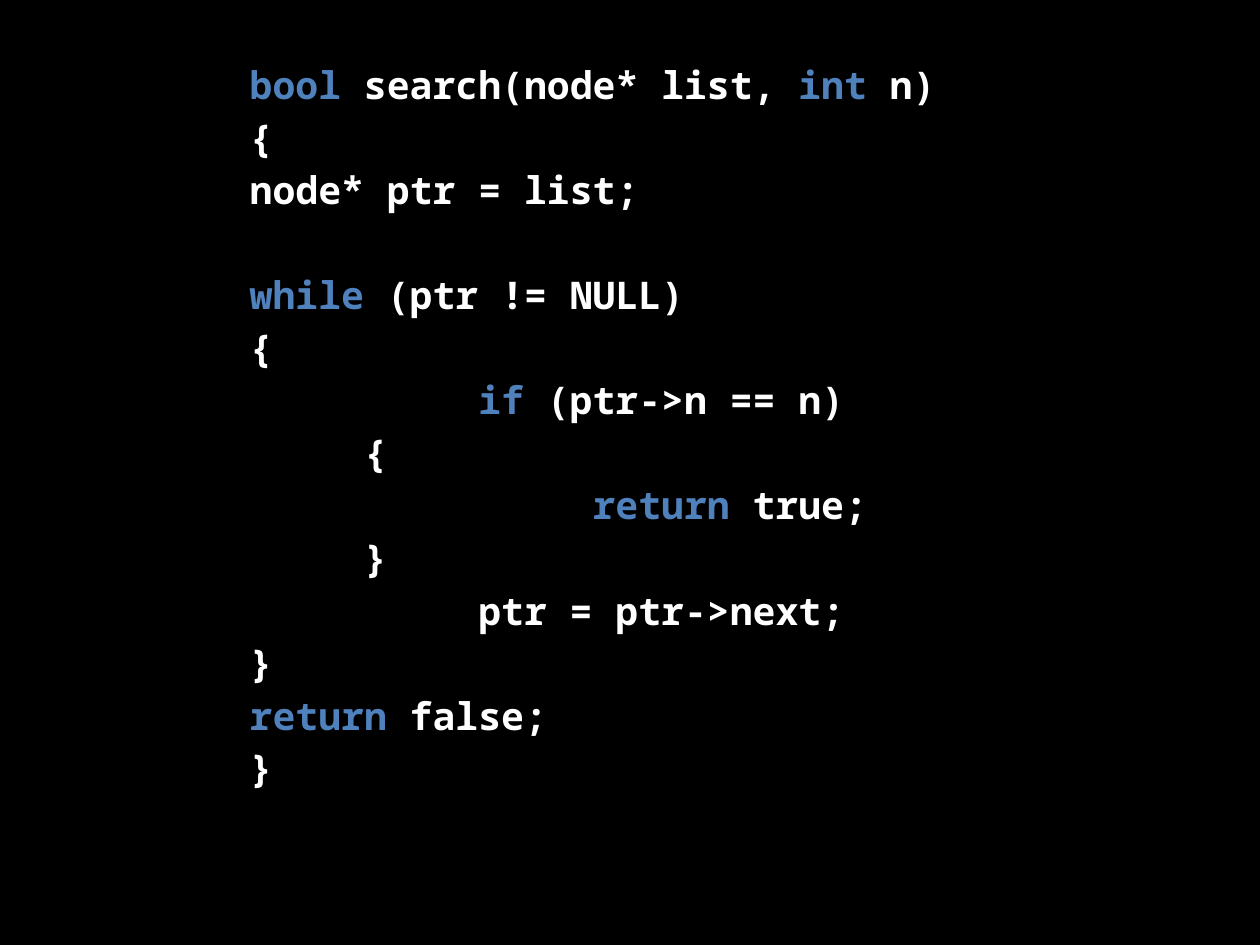
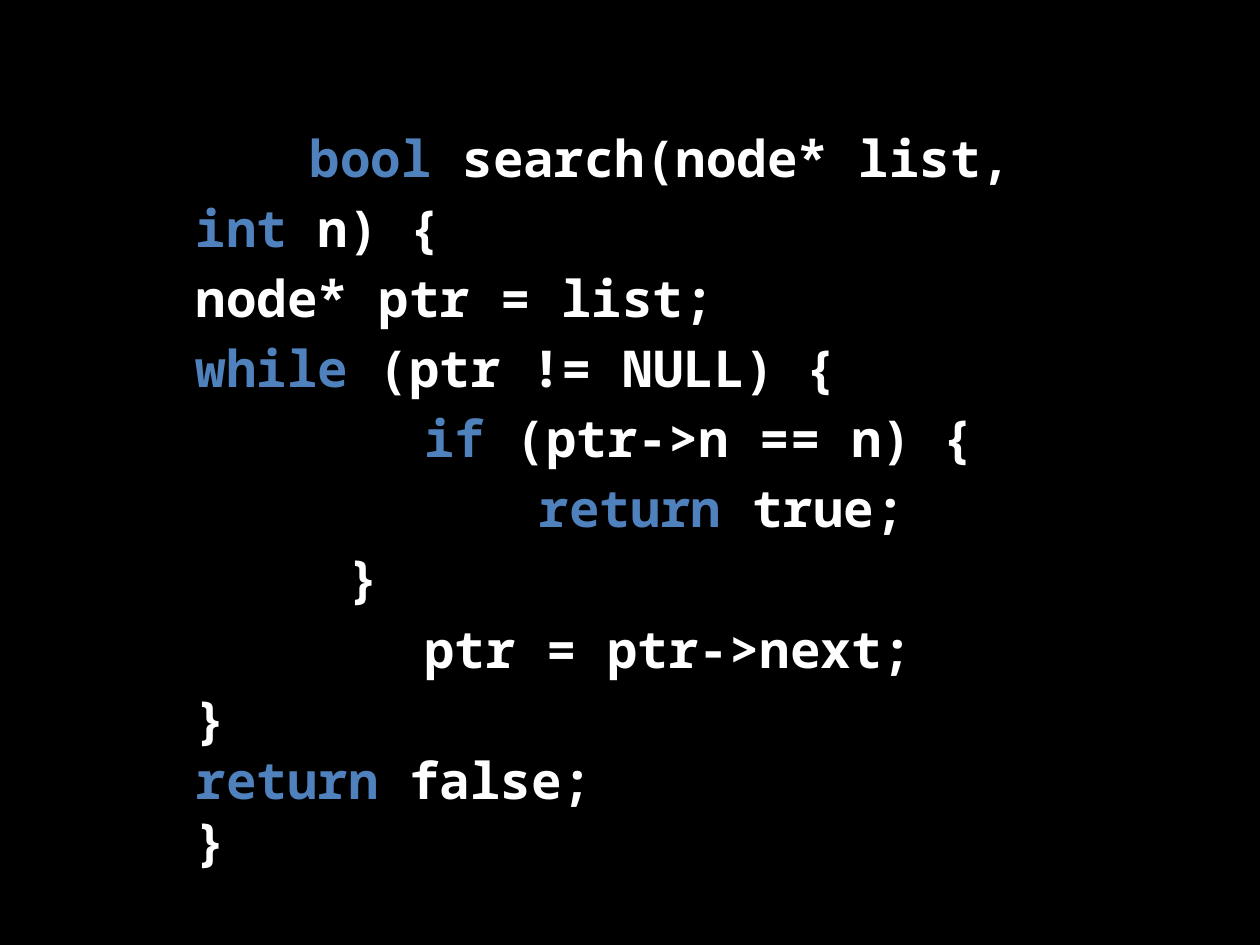
Before and after one commit to bagustris/prokom-tf, a slide deck: slide 8 of prokom7.odp. Drawn at 1260x945 pixels with LibreOffice and Linux fonts; fonts in the diff are those of the drawing. Boxes give left, top, right and bottom in pixels: in the first picture for what was removed or moved away, otherwise in the second. Text is boxed around its words. In the diff, an @@ line names an element or a change of style, - is before the commit and + after.

```diff
--- a/prokom7.odp
+++ b/prokom7.odp
@@ text "bool search(node* list, int n) ..." moved from (x1=250, y1=69, x2=936, y2=736) to (x1=196, y1=137, x2=1011, y2=807) @@
@@ text at (x1=196, y1=137, x2=1011, y2=256): text changed; size 24 to 32 pt @@
-bool search(node* list, int n)
-{
+bool search(node* list, int n) {
@@ text at (x1=196, y1=277, x2=912, y2=807): size 24 to 32 pt in "node* ptr = list;", "return true;", "}", "ptr = ptr->next;" and 3 more places; line spacing 1.15 to 1 @@
@@ text at (x1=196, y1=347, x2=912, y2=470): text changed; size 24 to 32 pt @@
-while (ptr != NULL)
-{
-if (ptr->n == n)
-{
+while (ptr != NULL) {
+if (ptr->n == n) {
```
Also in this commit, not shown: 4 other slides changed.
